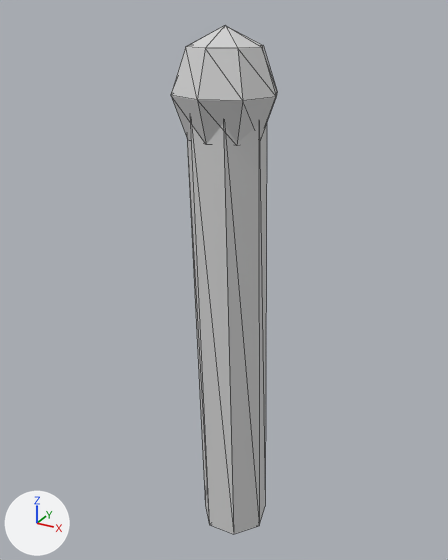
An edit to the OBJ model assets/character/obj_parts/knee_r.obj, drawn before and after from the same camera.
Both versions are drawn from a camera (50 mm lens) standing at (0.404, -0.738, 0.103) and looking at (-0.009, 0.013, -0.273). The lights are fixed; the arrows at lower left show +X, +Y and +Z. The picture after the commit comes second. Mesh edges are drawn as thin lines. Where no turn or scale is listed for an object, it has been applied to the vertices.

Names of what the first picture shows: 'Knee_knot_R', 'Lower_wooden_shin_R'.
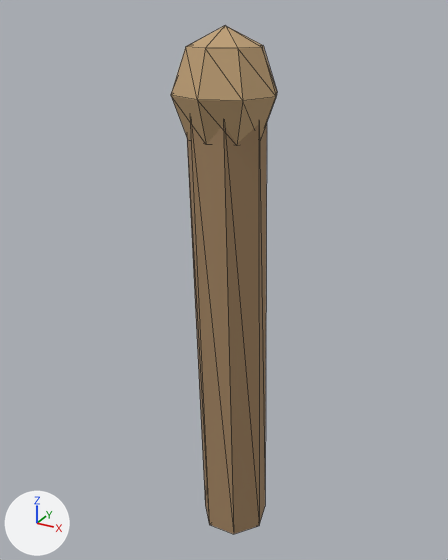
Diff of the bpy script that builds the scene:
```diff
--- a/assets/character/obj_parts/knee_r.obj.py
+++ b/assets/character/obj_parts/knee_r.obj.py
@@ mat_material_01_07_warm_brown_branch @@
+mat_material_01_07_warm_brown_branch = principled_material('material_01_07_Warm_brown_branch')
+mat_material_01_07_warm_brown_branch.base_color = (0.36, 0.23, 0.12)  # brown #a28461
+mat_material_01_07_warm_brown_branch.roughness = 0.911
@@ mat_material_00_08_dry_branch_highlight @@
+mat_material_00_08_dry_branch_highlight = principled_material('material_00_08_Dry_branch_highlight')
+mat_material_00_08_dry_branch_highlight.base_color = (0.52, 0.35, 0.18)  # brown #bfa076
+mat_material_00_08_dry_branch_highlight.roughness = 0.911
@@ me_knee_knot_r @@
 me_knee_knot_r.from_pydata(...)  # 26 vertices, 48 faces; spans x -0.073..0.073, y -0.071..0.071, z -0.082..0.082
-me_knee_knot_r.materials.append(mat_material_default)  # light grey #d3d3d3
+me_knee_knot_r.materials.append(mat_material_00_08_dry_branch_highlight)  # brown #bfa076
@@ me_lower_wooden_shin_r @@
 me_lower_wooden_shin_r.from_pydata(...)  # 14 vertices, 24 faces; spans x -0.055..0.073, y -0.05..0.056, z -0.702..0.002
-me_lower_wooden_shin_r.materials.append(mat_material_default)  # light grey #d3d3d3
+me_lower_wooden_shin_r.materials.append(mat_material_01_07_warm_brown_branch)  # brown #a28461
```

What differs and where, as boxes (x1, y1, x2, y2) in the pictures (448 x 560 px):
'Lower_wooden_shin_R', recoloured (light grey to brown): (187, 123, 267, 534) in both
'Knee_knot_R', recoloured (light grey to brown): (171, 26, 277, 144) in both
